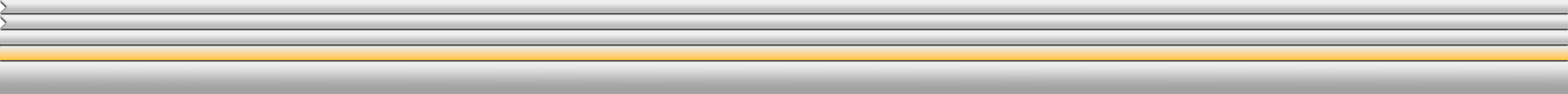
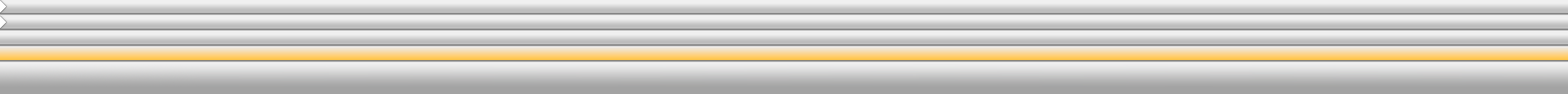
The second (1568, 94) image is a revision of the first. Changes to its layers:
painted on "Layer 3 copy 4" over [0, 28, 1568, 31]
added layer "Layer 1" above "Layer 3" over [0, 16, 1568, 31]
painted on "Layer 3" over [0, 13, 1568, 16]
moved "Layer 3 copy" above "Layer 1 copy", painted on it over [0, 44, 1568, 46]
moved "Layer 1 copy" above "Layer 3 copy 2", painted on it over [0, 60, 1568, 63]
added layer "Layer 4" above "Layer 5" over [0, 44, 1568, 47]
added layer "Layer 5" above "Background copy" over [0, 0, 1568, 63]
added layer "Background copy" over [0, 0, 1568, 63]
